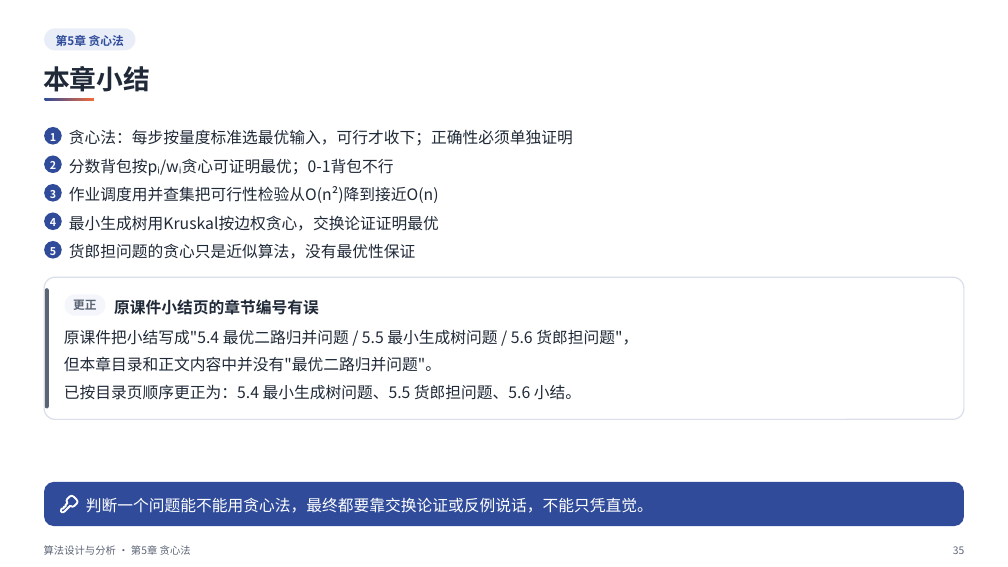
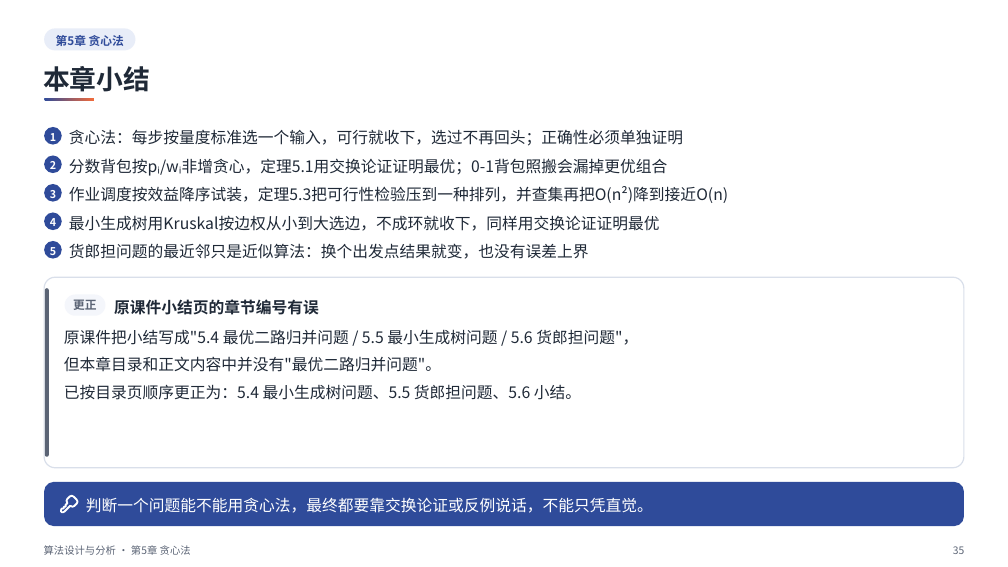
Before and after one commit to sweetcornna/JLU-remake, a slide deck: slide 35 of 大二下/算法设计与分析/重制版PPT/第5章 贪心法（重制版）.pptx. Drawn at 1008x567 pixels with LibreOffice and Linux fonts; fonts in the diff are those of the drawing. Boxes give left, top, right and bottom in pixels: in the first picture for what was removed or moved away, otherwise in the second. Text is boxed around its words. In the diff, an @@ line names an element or a change of style, - is before the commit and + after.

```diff
--- a/大二下/算法设计与分析/重制版PPT/第5章 贪心法（重制版）.pptx
+++ b/大二下/算法设计与分析/重制版PPT/第5章 贪心法（重制版）.pptx
@@ text at (x1=69, y1=129, x2=683, y2=146): text changed @@
-贪心法：每步按量度标准选最优输入，可行才收下；正确性必须单独证明
+贪心法：每步按量度标准选一个输入，可行就收下，选过不再回头；正确性必须单独证明
@@ text at (x1=69, y1=158, x2=667, y2=176): text changed @@
-分数背包按pᵢ/wᵢ贪心可证明最优；0-1背包不行
+分数背包按pᵢ/wᵢ非增贪心，定理5.1用交换论证证明最优；0-1背包照搬会漏掉更优组合
@@ text at (x1=69, y1=186, x2=728, y2=203): text changed @@
-作业调度用并查集把可行性检验从O(n²)降到接近O(n)
+作业调度按效益降序试装，定理5.3把可行性检验压到一种排列，并查集再把O(n²)降到接近O(n)
@@ text at (x1=69, y1=215, x2=660, y2=231): text changed @@
-最小生成树用Kruskal按边权贪心，交换论证证明最优
+最小生成树用Kruskal按边权从小到大选边，不成环就收下，同样用交换论证证明最优
@@ text at (x1=69, y1=243, x2=589, y2=259): text changed @@
-货郎担问题的贪心只是近似算法，没有最优性保证
+货郎担问题的最近邻只是近似算法：换个出发点结果就变，也没有误差上界
@@ rounded rectangle resized from (x1=44, y1=278, x2=964, y2=420) to (x1=44, y1=278, x2=964, y2=468) @@
@@ rounded rectangle at (x1=44, y1=278, x2=964, y2=468): proportions changed @@
@@ rounded rectangle resized from (x1=45, y1=288, x2=48, y2=408) to (x1=45, y1=288, x2=48, y2=457) @@
```
Also in this commit, not shown: 25 other slides changed, 4 other files.
